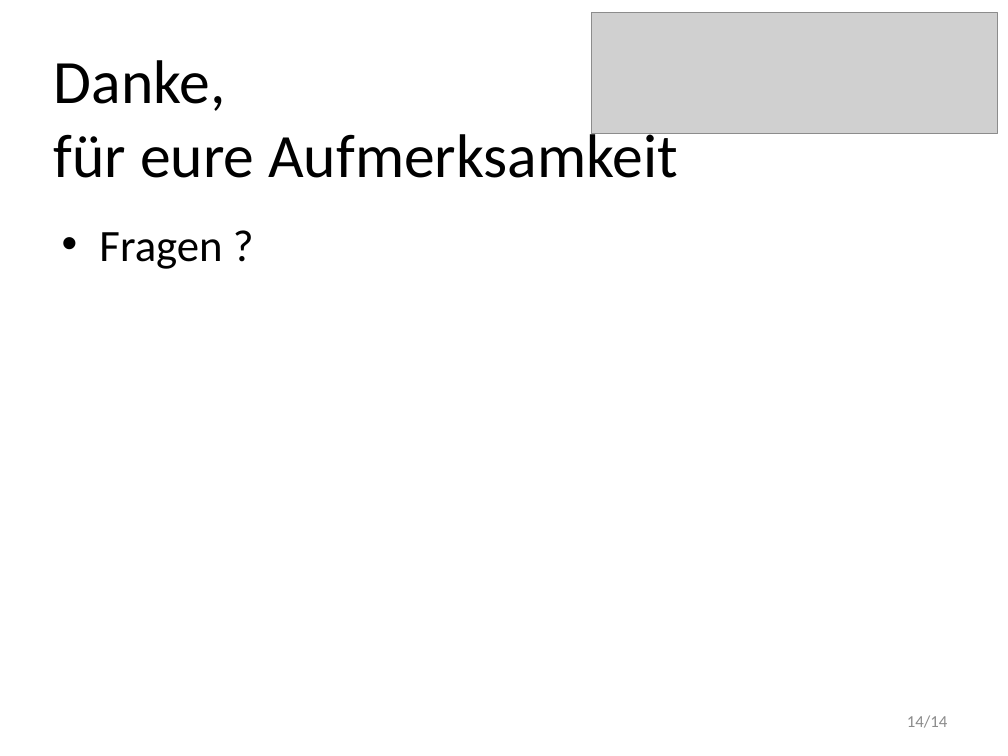
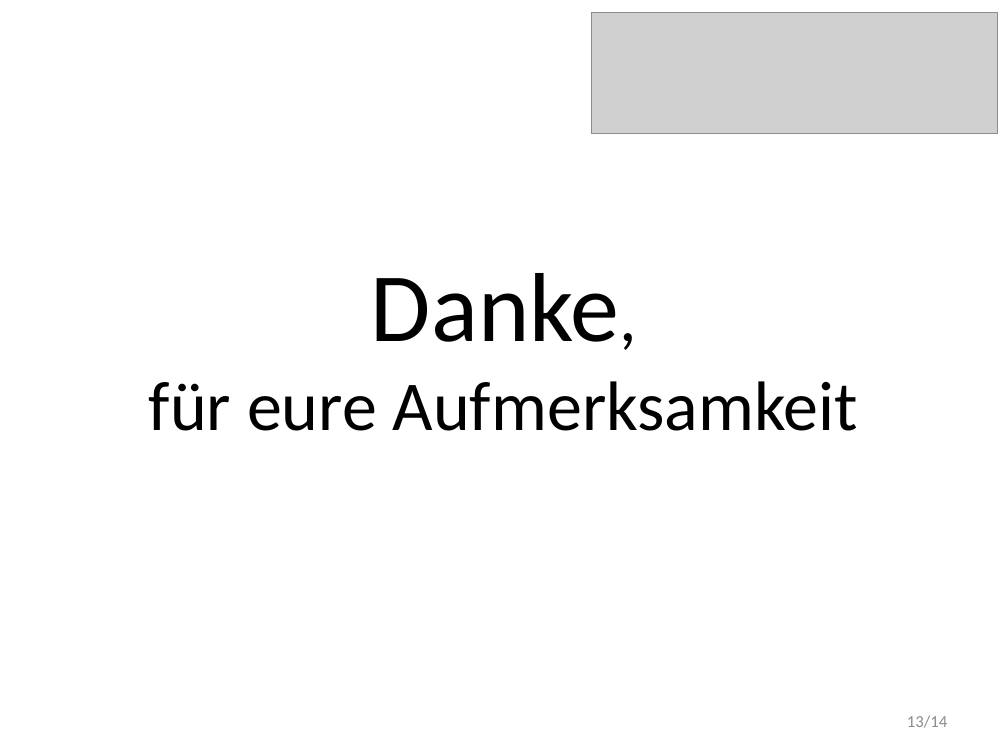
Before and after one commit to HansZimmer5000/TalDerTraenen, a slide deck: slide 13 of A4/VSP4_Mi/Design/Praesentation.pptx (slide 14 before the commit). Drawn at 1008x756 pixels with LibreOffice and Linux fonts; fonts in the diff are those of the drawing; grey boxes stand for pictures. Boxes give left, top, right and bottom in pixels: in the first picture for what was removed or moved away, otherwise in the second. Text is boxed around its words. In the diff, an @@ line names an element or a change of style, - is before the commit and + after.

```diff
--- a/A4/VSP4_Mi/Design/Praesentation.pptx
+++ b/A4/VSP4_Mi/Design/Praesentation.pptx
@@ text "Danke, für eure Aufmerksamkeit": place and size @@
-text "Danke, für eure Aufmerksamkeit" at bbox=[54, 60, 677, 178]
+text "Danke, für eure Aufmerksamkeit" at bbox=[149, 273, 858, 431]
@@ text "Danke, für eure Aufmerksamkeit" at bbox=[149, 273, 858, 431]: size 44 to 70 pt in "Danke,"; size 44 to 50 pt in "Danke, für eure Aufmerksamkeit"; alignment left to centre; more space between paragraphs @@
@@ text removed at bbox=[99, 232, 222, 269] @@
-• Fragen ?
@@ page number at bbox=[907, 715, 947, 728]: text changed @@
-14/14
+13/14
```
Also in this commit, not shown: 3 other slides changed, 9 slides added, 10 slides removed, 2 other files.
